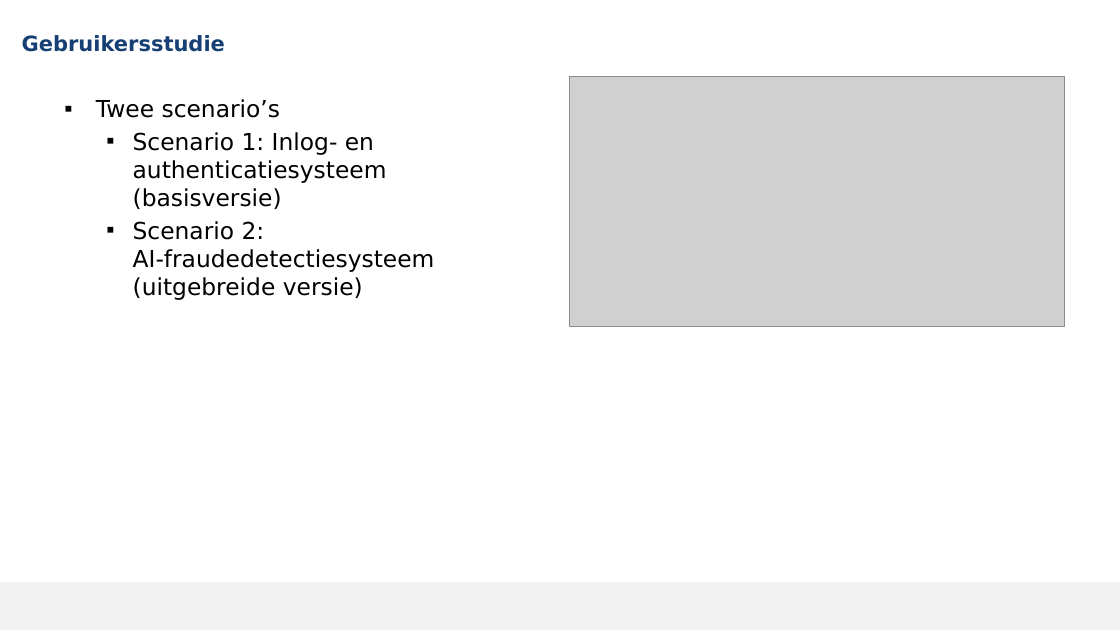
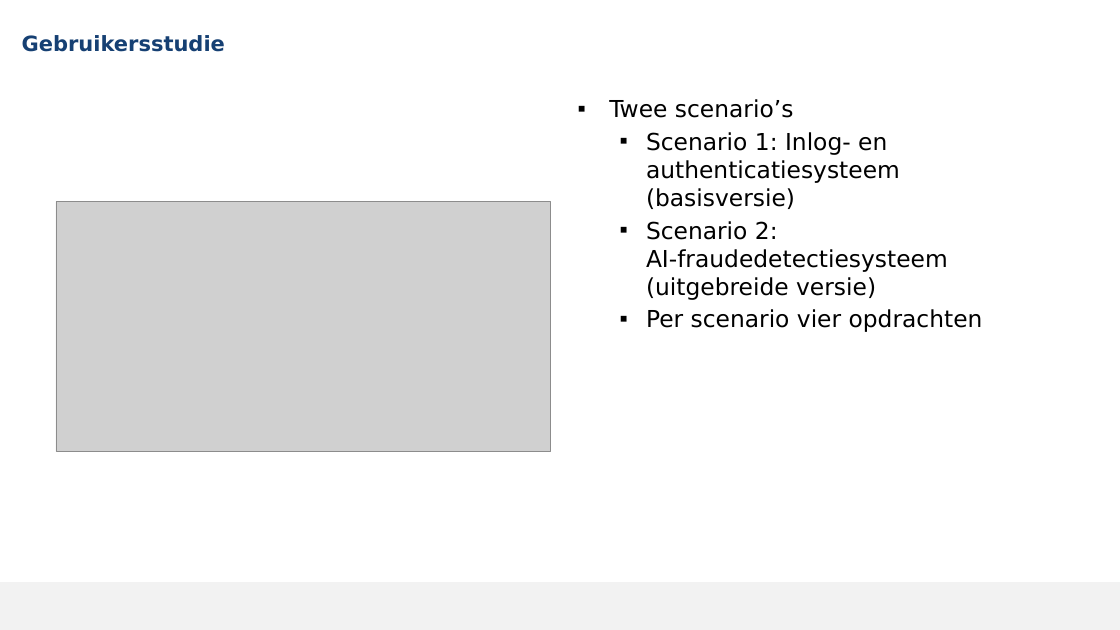
Before and after one commit to MikaG-1952764/masterproef, a slide deck: slide 20 of MP2526_Verdediging.pptx (slide 19 before the commit). Drawn at 1120x630 pixels with LibreOffice and Linux fonts; fonts in the diff are those of the drawing; grey boxes stand for pictures; background and template pictures are left out. Boxes give left, top, right and bottom in pixels: in the first picture for what was removed or moved away, otherwise in the second. Text is boxed around its words. In the diff, an @@ line names an element or a change of style, - is before the commit and + after.

```diff
--- a/MP2526_Verdediging.pptx
+++ b/MP2526_Verdediging.pptx
@@ text "Twee scenario’s": place and size @@
-text "Twee scenario’s" at [96, 99, 435, 300]
+text "Twee scenario’s" at [609, 99, 983, 332]
@@ picture: place and size @@
-picture at [570, 76, 1065, 326]
+picture at [56, 202, 551, 451]
@@ text at [646, 309, 983, 332]: paragraph added @@
+  ▪ Per scenario vier opdrachten
```
Also in this commit, not shown: 4 other slides changed, 2 slides added, 2 slides removed, 1 other file.
